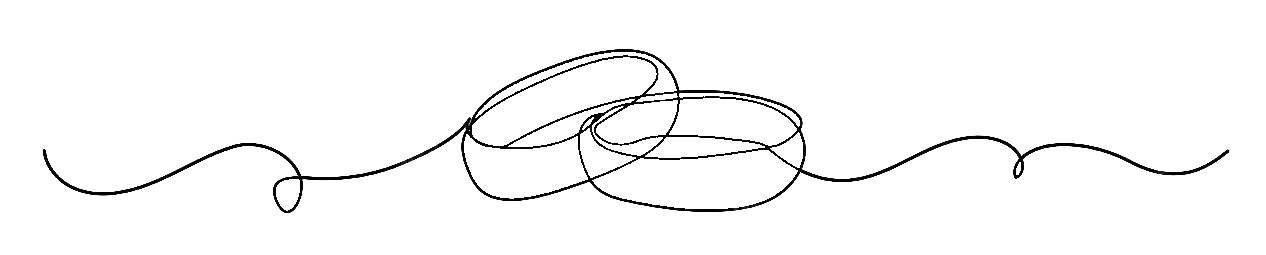
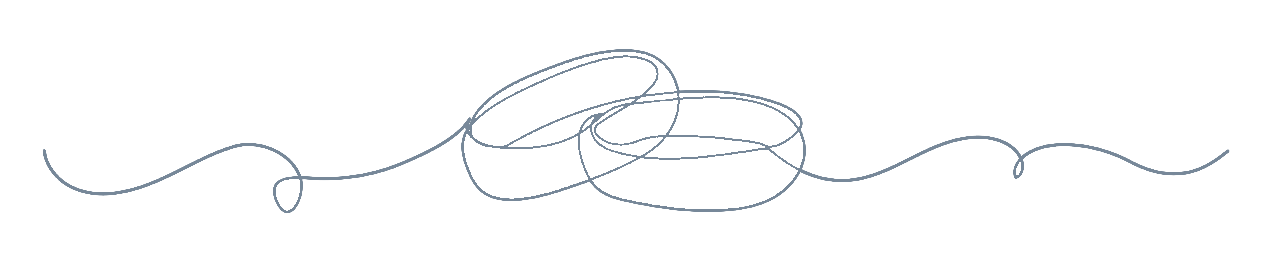
Revision of a layered 1266x255 image; what changed, layer by layer:
added layer "圖層 2" above "圖層 0 拷貝" over [43, 49, 1230, 214]
